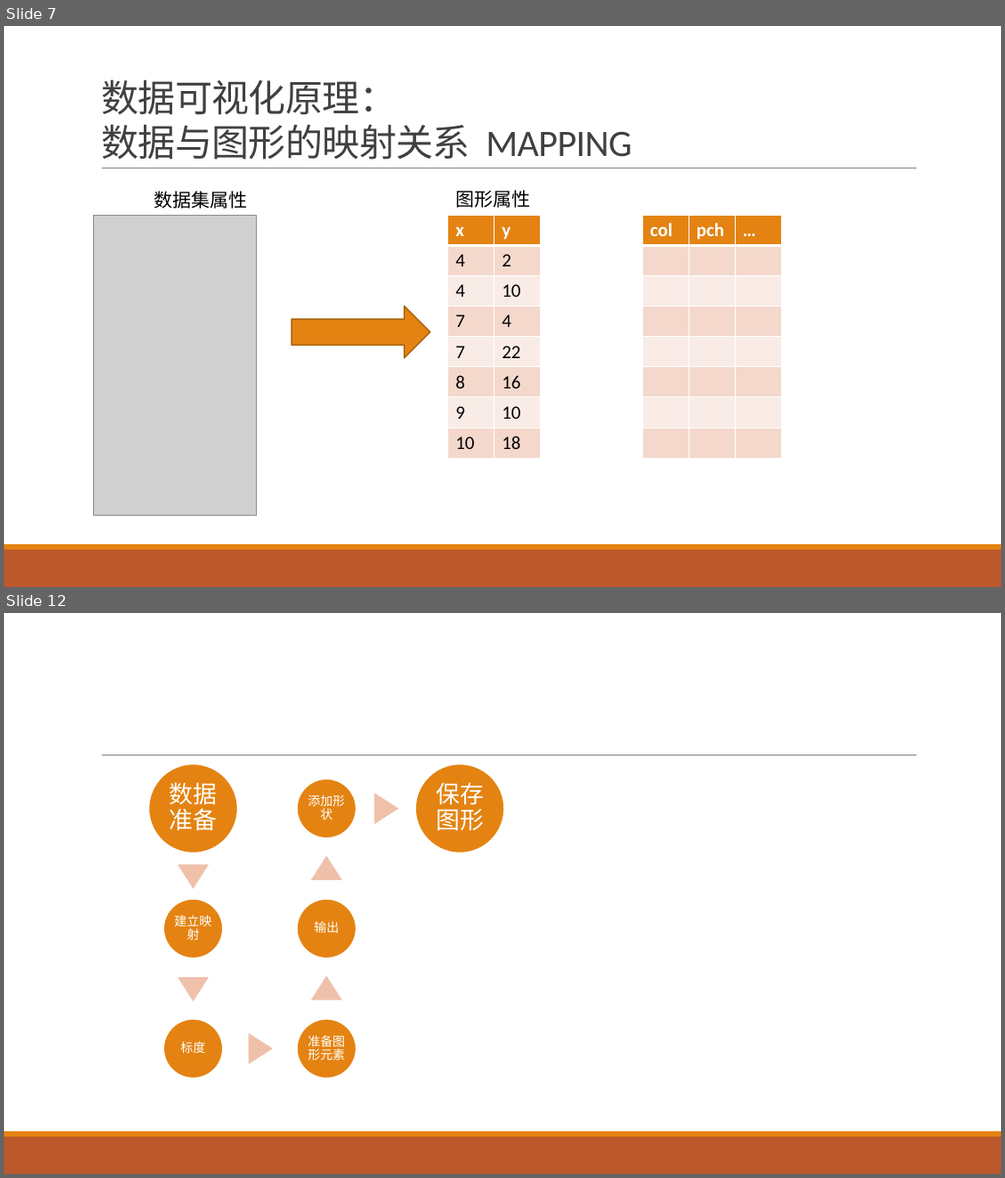
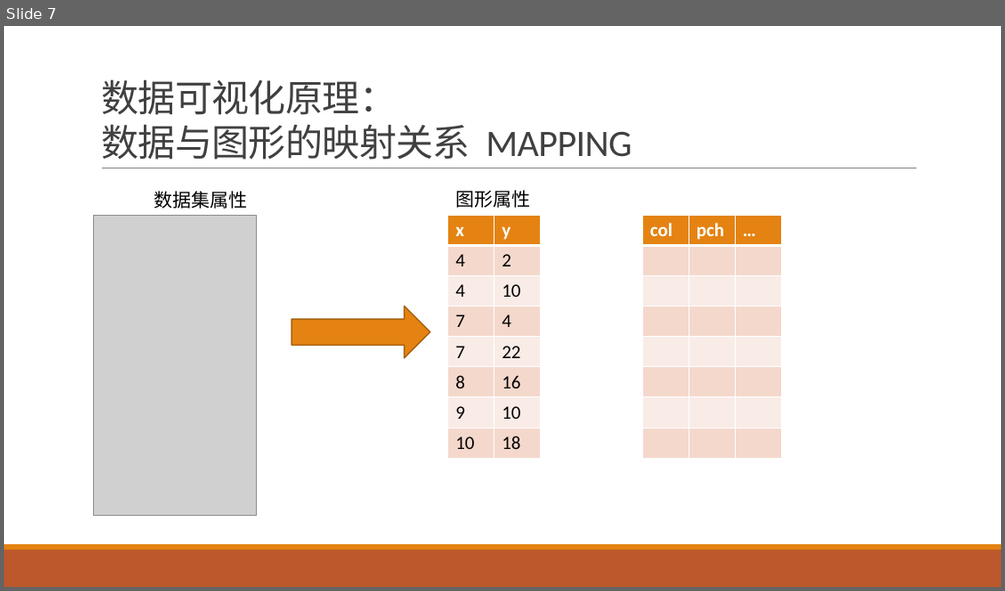
Before and after one commit to exoplanetX/DataAnalytics, a slide deck: 数据分析-5-数据可视化.pptx. Shown one above the other, each under a label of ours: slides 7 and 12 before the commit, slide 7 after it; the slides between them are not shown. The pictures are 1005x1178 and 1005x591 pixels, drawn with LibreOffice and Linux fonts; fonts in the diff are those of the drawing; grey boxes stand for pictures. Boxes give left, top, right and bottom in pixels: in the first picture for what was removed or moved away, otherwise in the second. Text is boxed around its words. In the diff, an @@ line names an element or a change of style, - is before the commit and + after.

```diff
--- a/数据分析-5-数据可视化.pptx
+++ b/数据分析-5-数据可视化.pptx
@@ slide 12 removed at (4,613,1001,1174), background #FFFFFF; not listed: 3 template elements that a slide beside it also shows @@
@@ group removed at (149,764,504,1078): 7 ellipses, 7 texts, 6 triangles @@
-数据准备
-建立映射
-标度
-准备图形元素
-输出
-添加形状
-保存图形
```
Also in this commit, not shown: 9 slides changed, 4 slides added, 2 other slides removed, 1 other file.
